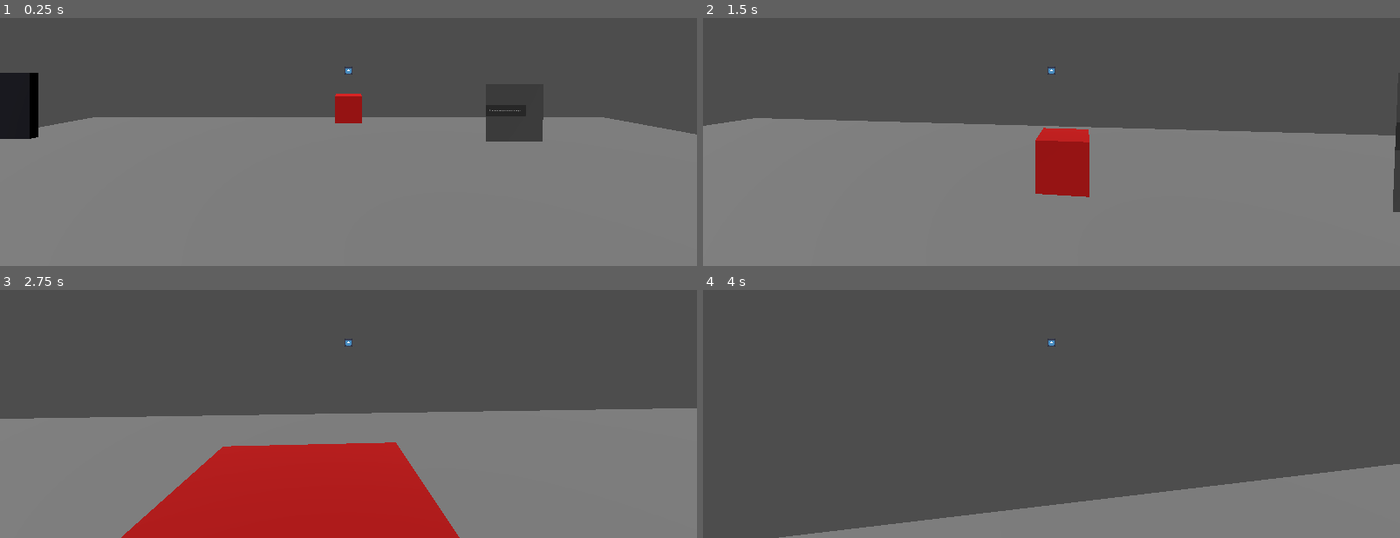
Above: before the commit, frames 1-4 (two rows, left to right).
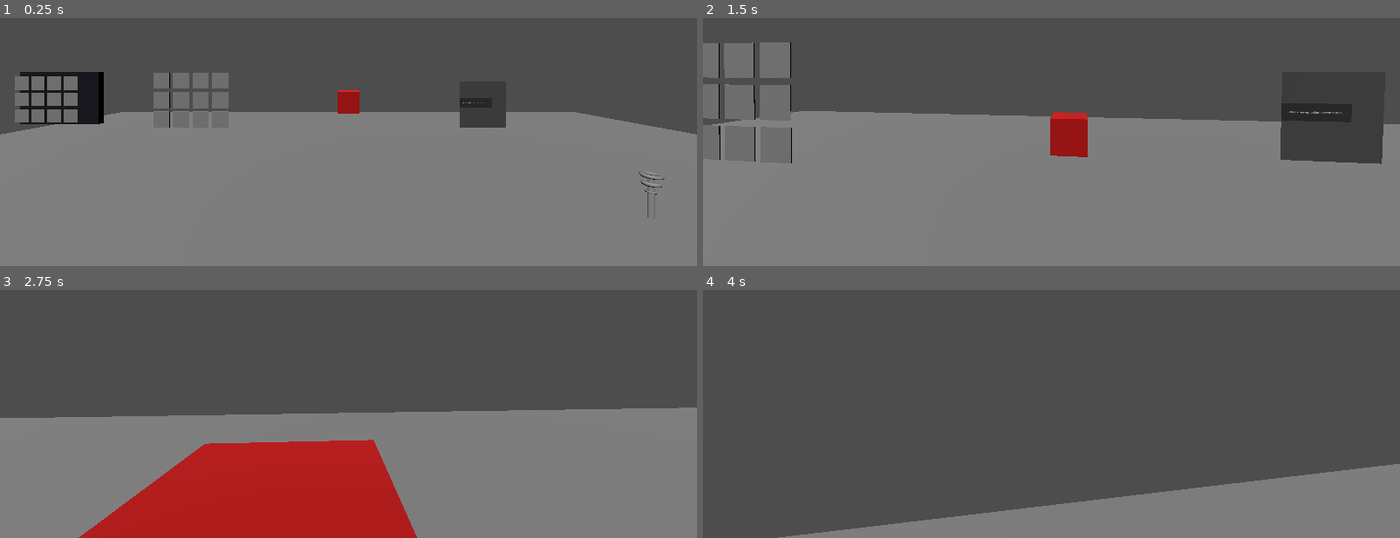
Above: after the commit, the same moments.

Repository: Sportsy3/TFG_EscapeRoom_EEDD
Game: Godot game, scene res://Scenes/TestingRoom.tscn
Same seed, same stepped clock (60 frames per second), same inputs: the game is played once before the commit and once after it. The engine's default icon, where the game draws it, is replaced by a stand-in: a white triangle on a blue panel in a dark square.
Inputs (mouse positions are in pixels of both pictures, inside the frame that each line leads up to):
- Up to frame 1 (0.25 s): no input
- Up to frame 2 (1.5 s): tap Enter (ui_accept) at 0.5, 0.77 s; move the mouse to (1086, 70) at 0.52 s; press the mouse at (1086, 70) at 0.53 s; hold W (up) from 0.53 s (still down); move the mouse to (1016, 72) at 1.27 s; release the mouse at (1016, 72) at 1.28 s; click (1016, 72) at 1.35 s
- Up to frame 3 (2.75 s): keep holding W (up); tap Enter (ui_accept) at 1.52 s; move the mouse to (362, 334) at 2.02 s; press the mouse at (362, 334) at 2.03 s; tap C at 2.1 s
- Up to frame 4 (4 s): keep holding W (up); move the mouse to (1044, 349) at 2.77 s; release the mouse at (1044, 349) at 2.78 s; tap V at 2.85 s; tap Enter (ui_accept) at 3.02, 3.77 s; click (1044, 349) at 3.05 s; move the mouse to (1100, 347) at 3.52 s; press the mouse at (1100, 347) at 3.53 s; tap Keypad Enter at 3.6 s

The runs differ from the first frame. In frame 1, 7.3% of the frame differs, in the area x 0-96%, y 19-81%; in frame 2, 11%, in the area x 0-100%, y 9-79%; in frame 3, 4.0%; in frame 4, less than 0.1%.

Commit message:
Puzle de paneles bien prototipado
Lo que dice el título

Diff:
--- a/tfg_hectorgarcia_escaperoom/Scenes/Panelillo.tscn
+++ b/tfg_hectorgarcia_escaperoom/Scenes/Panelillo.tscn
@@ -44,7 +44,7 @@
 &"RESET": SubResource("Animation_1gbgu")
 }
 
-[node name="Panelillo" type="Node3D" groups=["Panelillo"]]
+[node name="Panelillo" type="Node3D" groups=["panelillo"]]
 script = ExtResource("1_h0mxl")
 metadata/logic_bricks_states = Array[Dictionary]([{
 "id": "state_1",
@@ -70,7 +70,7 @@
 }
 metadata/logic_bricks_frames = []
 
-[node name="Area3D" type="Area3D" parent="MeshInstance3D"]
+[node name="StaticBody3D" type="StaticBody3D" parent="MeshInstance3D" groups=["panelillo"]]
 collision_layer = 7
 collision_mask = 7
 metadata/logic_bricks_states = Array[Dictionary]([{
@@ -84,7 +84,7 @@
 }
 metadata/logic_bricks_frames = []
 
-[node name="CollisionShape3D" type="CollisionShape3D" parent="MeshInstance3D/Area3D"]
+[node name="CollisionShape3D" type="CollisionShape3D" parent="MeshInstance3D/StaticBody3D"]
 shape = SubResource("BoxShape3D_h0mxl")
 metadata/logic_bricks_states = Array[Dictionary]([{
 "id": "state_1",
--- a/tfg_hectorgarcia_escaperoom/Scenes/TestingRoom.tscn
+++ b/tfg_hectorgarcia_escaperoom/Scenes/TestingRoom.tscn
@@ -1,10 +1,11 @@
-[gd_scene load_steps=11 format=3 uid="uid://dba0lektquwhy"]
+[gd_scene load_steps=12 format=3 uid="uid://dba0lektquwhy"]
 
 [ext_resource type="PackedScene" uid="uid://b7x8y4w1mvti4" path="res://Scenes/player.tscn" id="1_58gwn"]
 [ext_resource type="Script" uid="uid://bdnohhlt3ehv" path="res://Scripts/testing_room.gd" id="1_l8t6t"]
 [ext_resource type="PackedScene" uid="uid://dwy7qkpxyubx8" path="res://Scenes/hanoi_puzzle.tscn" id="2_fgkps"]
 [ext_resource type="PackedScene" uid="uid://bmlq40xysx4i3" path="res://Scenes/Pantalla.tscn" id="4_fric6"]
 [ext_resource type="PackedScene" uid="uid://bhops0h83vc57" path="res://Scenes/Panel.tscn" id="5_5jrmv"]
+[ext_resource type="PackedScene" uid="uid://bkn1prthhpr28" path="res://Scenes/Panelillo.tscn" id="6_4c46k"]
 
 [sub_resource type="BoxMesh" id="BoxMesh_axfbw"]
 size = Vector3(30, 1, 30)
@@ -37,6 +38,16 @@
 transform = Transform3D(1, 0, 0, 0, 1, 0, 0, 0, 1, 0, -0.48376, 0)
 layers = 1023
 mesh = SubResource("BoxMesh_axfbw")
+metadata/logic_bricks_states = Array[Dictionary]([{
+"id": "state_1",
+"name": "State 1"
+}])
+metadata/logic_bricks_graph = {
+"connections": [],
+"next_id": 0,
+"nodes": []
+}
+metadata/logic_bricks_frames = []
 
 [node name="StaticBody3D" type="StaticBody3D" parent="MeshInstance3D"]
 transform = Transform3D(1, 0, 0, 0, 1, 0, 0, 0, 1, 0, 0.48376, 0)
@@ -47,12 +58,12 @@
 shape = SubResource("BoxShape3D_ij8su")
 
 [node name="Player" parent="." instance=ExtResource("1_58gwn")]
-transform = Transform3D(1, 0, 0, 0, 1, 0, 0, 0, 1, 0, 2.49892, 0)
+transform = Transform3D(1, 0, 0, 0, 1, 0, 0, 0, 1, 0, 2.49892, 2.1076035)
 
 [node name="DirectionalLight3D" type="DirectionalLight3D" parent="."]
 transform = Transform3D(0.704857, 0.500587, -0.502583, 0, 0.708512, 0.705698, 0.709349, -0.497417, 0.4994, -9.80218, 4.46794, 0)
 
-[node name="Cube" type="RigidBody3D" parent="." groups=["pickable"]]
+[node name="Cube" type="RigidBody3D" parent="." groups=["panelillo", "pickable"]]
 transform = Transform3D(1, 0, 0, 0, 1, 0, 0, 0, 1, 0, 1.60327, -9.87666)
 collision_layer = 3
 collision_mask = 3
@@ -73,6 +84,16 @@
 
 [node name="CollisionShape3D" type="CollisionShape3D" parent="Cube"]
 shape = SubResource("BoxShape3D_2jc40")
+metadata/logic_bricks_states = Array[Dictionary]([{
+"id": "state_1",
+"name": "State 1"
+}])
+metadata/logic_bricks_graph = {
+"connections": [],
+"next_id": 0,
+"nodes": []
+}
+metadata/logic_bricks_frames = []
 
 [node name="hanoi_puzzle" parent="." instance=ExtResource("2_fgkps")]
 transform = Transform3D(1, 0, 0, 0, 1, 0, 0, 0, 1, 6.7416773, 0.0281564, -2.646801)
@@ -82,3 +103,51 @@
 
 [node name="Panel" parent="." instance=ExtResource("5_5jrmv")]
 transform = Transform3D(1, 0, 0, 0, 1, 0, 0, 0, 1, -11.119438, 1.7065505, -7.2844863)
+
+[node name="Panelillo" parent="." instance=ExtResource("6_4c46k")]
+transform = Transform3D(1, 0, 0, 0, 1, 0, 0, 0, 1, -5.7247863, 2.4674544, -5.703482)
+num_panel = 1
+
+[node name="Panelillo2" parent="." instance=ExtResource("6_4c46k")]
+transform = Transform3D(1, 0, 0, 0, 1, 0, 0, 0, 1, -5.1247864, 2.4674544, -5.703482)
+num_panel = 2
+
+[node name="Panelillo3" parent="." instance=ExtResource("6_4c46k")]
+transform = Transform3D(1, 0, 0, 0, 1, 0, 0, 0, 1, -4.524786, 2.4674544, -5.703482)
+num_panel = 3
+
+[node name="Panelillo4" parent="." instance=ExtResource("6_4c46k")]
+transform = Transform3D(1, 0, 0, 0, 1, 0, 0, 0, 1, -3.924786, 2.4674544, -5.703482)
+num_panel = 4
+
+[node name="Panelillo5" parent="." instance=ExtResource("6_4c46k")]
+transform = Transform3D(1, 0, 0, 0, 1, 0, 0, 0, 1, -5.7247863, 1.8674545, -5.703482)
+num_panel = 5
+
+[node name="Panelillo6" parent="." instance=ExtResource("6_4c46k")]
+transform = Transform3D(1, 0, 0, 0, 1, 0, 0, 0, 1, -5.1247864, 1.8674545, -5.703482)
+num_panel = 6
+
+[node name="Panelillo7" parent="." instance=ExtResource("6_4c46k")]
+transform = Transform3D(1, 0, 0, 0, 1, 0, 0, 0, 1, -4.524786, 1.8674545, -5.703482)
+num_panel = 7
+
+[node name="Panelillo8" parent="." instance=ExtResource("6_4c46k")]
+transform = Transform3D(1, 0, 0, 0, 1, 0, 0, 0, 1, -3.924786, 1.8674545, -5.703482)
+num_panel = 8
+
+[node name="Panelillo9" parent="." instance=ExtResource("6_4c46k")]
+transform = Transform3D(1, 0, 0, 0, 1, 0, 0, 0, 1, -5.7247863, 1.2674546, -5.703482)
+num_panel = 9
+
+[node name="Panelillo10" parent="." instance=ExtResource("6_4c46k")]
+transform = Transform3D(1, 0, 0, 0, 1, 0, 0, 0, 1, -5.1247864, 1.2674546, -5.703482)
+num_panel = 10
+
+[node name="Panelillo11" parent="." instance=ExtResource("6_4c46k")]
+transform = Transform3D(1, 0, 0, 0, 1, 0, 0, 0, 1, -4.524786, 1.2674546, -5.703482)
+num_panel = 11
+
+[node name="Panelillo12" parent="." instance=ExtResource("6_4c46k")]
+transform = Transform3D(1, 0, 0, 0, 1, 0, 0, 0, 1, -3.924786, 1.2674546, -5.703482)
+num_panel = 12
--- a/tfg_hectorgarcia_escaperoom/Scenes/hanoi_puzzle.tscn
+++ b/tfg_hectorgarcia_escaperoom/Scenes/hanoi_puzzle.tscn
@@ -59,6 +59,16 @@
 torre_b = NodePath("Torre_B")
 torre_c = NodePath("Torre_C")
 nodos_disco = [NodePath("Disco_0"), NodePath("Disco_1"), NodePath("Disco_2")]
+metadata/logic_bricks_states = Array[Dictionary]([{
+"id": "state_1",
+"name": "State 1"
+}])
+metadata/logic_bricks_graph = {
+"connections": [],
+"next_id": 0,
+"nodes": []
+}
+metadata/logic_bricks_frames = []
 
 [node name="Torre_A" type="Node3D" parent="." groups=["torres"]]
 transform = Transform3D(1, 0, 0, 0, 0.7684037, 0, 0, 0, 1, -1.1, 0.38606817, 0)
@@ -69,6 +79,16 @@
 
 [node name="StaticBody3D" type="StaticBody3D" parent="Torre_A"]
 collision_layer = 4
+metadata/logic_bricks_states = Array[Dictionary]([{
+"id": "state_1",
+"name": "State 1"
+}])
+metadata/logic_bricks_graph = {
+"connections": [],
+"next_id": 0,
+"nodes": []
+}
+metadata/logic_bricks_frames = []
 
 [node name="CollisionShape3D" type="CollisionShape3D" parent="Torre_A/StaticBody3D"]
 transform = Transform3D(1, 0, 0, 0, 1, 0, 0, 0, 1, 0, 0.0010681152, 0)
@@ -105,6 +125,10 @@
 [node name="Disco_0" type="Node3D" parent="." groups=["discos"]]
 transform = Transform3D(1, 0, 0, 0, 1, 0, 0, 0, 1, -1.1, 0.1, 0)
 metadata/disco_id = 0
+metadata/logic_bricks_states = Array[Dictionary]([{
+"id": "state_1",
+"name": "State 1"
+}])
 
 [node name="MeshInstance3D" type="MeshInstance3D" parent="Disco_0"]
 layers = 3
@@ -142,7 +166,27 @@
 
 [node name="StaticBody3D" type="StaticBody3D" parent="Disco_2"]
 collision_layer = 3
+metadata/logic_bricks_states = Array[Dictionary]([{
+"id": "state_1",
+"name": "State 1"
+}])
+metadata/logic_bricks_graph = {
+"connections": [],
+"next_id": 0,
+"nodes": []
+}
+metadata/logic_bricks_frames = []
 
 [node name="CollisionShape3D" type="CollisionShape3D" parent="Disco_2/StaticBody3D"]
 transform = Transform3D(1, 0, 0, 0, 1, 0, 0, 0, 1, 0, 0.001098603, 0)
 shape = SubResource("CylinderShape3D_xcyak")
+metadata/logic_bricks_states = Array[Dictionary]([{
+"id": "state_1",
+"name": "State 1"
+}])
+metadata/logic_bricks_graph = {
+"connections": [],
+"next_id": 0,
+"nodes": []
+}
+metadata/logic_bricks_frames = []
--- a/tfg_hectorgarcia_escaperoom/Scenes/player.tscn
+++ b/tfg_hectorgarcia_escaperoom/Scenes/player.tscn
@@ -35,7 +35,7 @@
 metadata/logic_bricks_frames = []
 
 [node name="MeshInstance3D" type="MeshInstance3D" parent="."]
-layers = 31
+layers = 0
 mesh = SubResource("CapsuleMesh_pac86")
 metadata/logic_bricks_states = Array[Dictionary]([{
 "id": "state_1",
@@ -80,7 +80,7 @@
 collision_mask = 6
 collide_with_areas = true
 debug_shape_custom_color = Color(0, 1, 1, 1)
-debug_shape_thickness = 5
+debug_shape_thickness = 1
 metadata/logic_bricks_states = Array[Dictionary]([{
 "id": "state_1",
 "name": "State 1"
@@ -95,6 +95,7 @@
 [node name="CanvasLayer" type="CanvasLayer" parent="Head/Camera3D"]
 
 [node name="InteractionPointer" parent="Head/Camera3D/CanvasLayer" instance=ExtResource("3_6t5aa")]
+visible = false
 
 [node name="Hand" type="Node3D" parent="Head"]
 transform = Transform3D(1, 0, 0, 0, 1, 0, 0, 0, 1, 0.412559, 0.156108, -1.29988)
--- a/tfg_hectorgarcia_escaperoom/Scripts/game_manager.gd
+++ b/tfg_hectorgarcia_escaperoom/Scripts/game_manager.gd
@@ -2,3 +2,6 @@
 
 var combinacion_correcta_paneles: Array[int] = [5,3,8,11,10,7,1,9,12,2,4,6]
 var combinacion_actual_paneles: Array[int]
+
+func _ready() -> void:
+	combinacion_actual_paneles.clear()
--- a/tfg_hectorgarcia_escaperoom/Scripts/head.gd
+++ b/tfg_hectorgarcia_escaperoom/Scripts/head.gd
@@ -1,5 +1,4 @@
 extends Node3D
-
 
 @onready var cam = $"."
 @onready var ch3d = $".."
@@ -7,6 +6,7 @@
 @onready var hand = $Hand
 #@onready var hanoi = get_tree().get_first_node_in_group("hanoi_puzzle")
 @export var hanoi: Node3D
+@onready var panel: Node3D
 var v = Vector3()
 var sens = 0.12
 
@@ -97,6 +97,7 @@
 			return
 		var parent = object.get_parent()
 
+
 		if parent.is_in_group("discos"):
 			var disco_id = parent.get_meta("disco_id")
 			print("interact disco id: ", disco_id)
@@ -118,8 +119,9 @@
 		elif object.is_in_group("pantalla"):
 			_interact_with_screen(object)
 
-		elif object.is_in_group("Panelillo"):
-			object.girar_panelillo()
+		elif object.is_in_group("panelillo"):
+			object.get_parent().get_parent().girar_panelillo()
+			print("Choque")
 
 #func _input(event):
 	#if event is InputEventMouseMotion:
--- a/tfg_hectorgarcia_escaperoom/Scripts/panelillo.gd
+++ b/tfg_hectorgarcia_escaperoom/Scripts/panelillo.gd
@@ -9,7 +9,7 @@
 		animation_player.play("GirarPanel")
 		panel_girado = true
 		GameManager.combinacion_actual_paneles.append(num_panel)
-		for i in GameManager.combinacion_actual_paneles:
+		for i in range(GameManager.combinacion_actual_paneles.size()):
 			print(GameManager.combinacion_actual_paneles[i])
 
 func resetear_panelillo():
--- a/tfg_hectorgarcia_escaperoom/project_time_traker.json
+++ b/tfg_hectorgarcia_escaperoom/project_time_traker.json
@@ -1,8 +1,9 @@
 {
   "2D": 3.0,
-  "3D": 2879.39700055122,
+  "3D": 3644.14600110053,
   "AFK": 12.0039999485016,
-  "Editor": 5948.78099966049,
-  "Game": 158.179999351501,
-  "Script": 2908.20399975777
+  "AssetLib": 14.0039999485016,
+  "Editor": 11067.8400011062,
+  "Game": 2239.92299962044,
+  "Script": 5166.76700043678
 }
